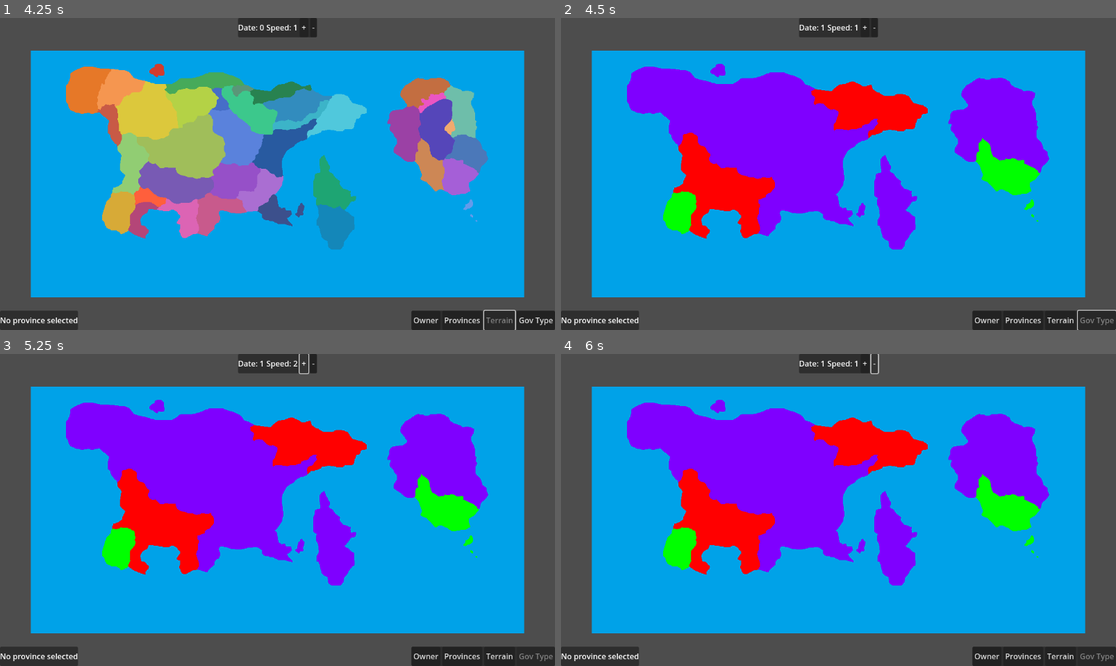
Above: before the commit, frames 1-4 (two rows, left to right).
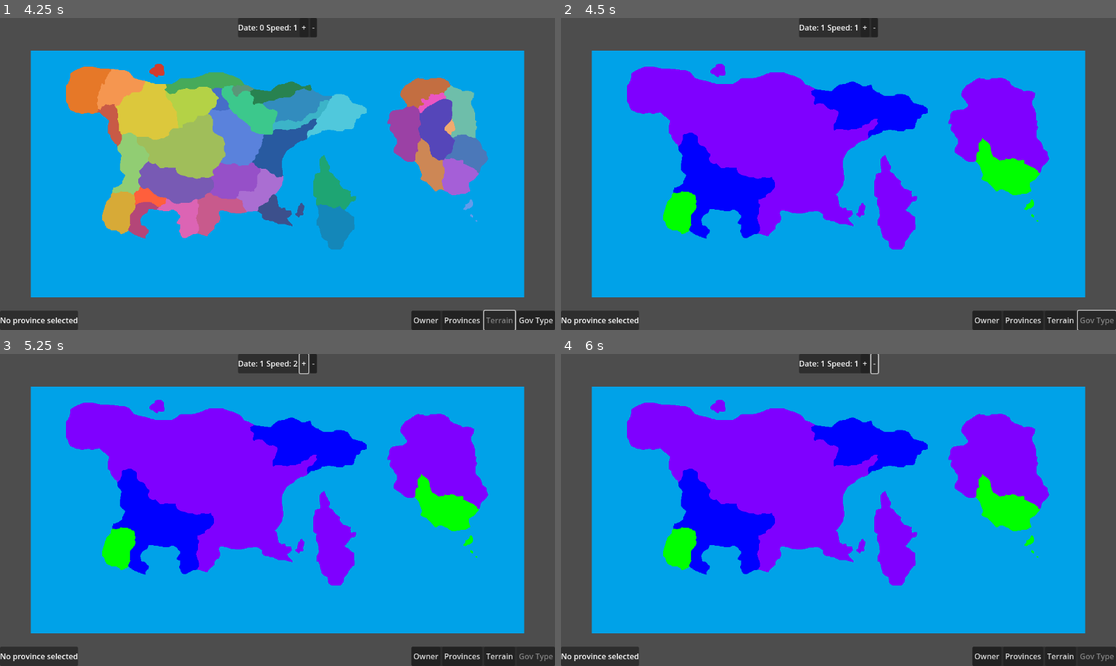
Above: after the commit, the same moments.

Repository: tsallustro/map-game
Game: Godot game, scene res://main.tscn
The game is run twice, just before and just after one commit, with the same random seed, the same clock (stepped at 60 frames per second) and the same inputs.
Inputs:
- Up to frame 1 (4.25 s): click "+" at 0.5 s; click "-" at 1.25 s; click "Provinces" at 2 s; click "Owner" at 2.75 s; click "Terrain" at 3.5 s
- Up to frame 2 (4.5 s): click "Gov Type" at 4.25 s
- Up to frame 3 (5.25 s): click "+" at 5 s
- Up to frame 4 (6 s): click "-" at 5.75 s

Frame 1 is identical in both runs. In frame 2, 5.0% of the frame differs, in the area x 20-67%, y 20-71%; in frame 3, 5.0%; in frame 4, 5.0%.

Commit message:
Color fix

Diff:
--- a/data/government_types.json
+++ b/data/government_types.json
@@ -18,9 +18,9 @@
 	{
 		"name": "TRIBAL",
 		"color": [
-			255.0,
 			0.0,
-			0.0
+			0.0,
+			255.0
 		]
 	},
 	{
--- a/scripts/MapRenderer.gd
+++ b/scripts/MapRenderer.gd
@@ -42,7 +42,7 @@
 		var p_terrain_color := GameState.get_province_terrain_color_by_id(p["id"])
 		terrain_arr.append(p_terrain_color)
 
-		var p_gt_color := GameState.get_gt_color_by_country_id(owner_id)
+		var p_gt_color : Color = GameState.get_gt_color_by_country_id(owner_id)
 		gt_arr.append(p_gt_color)
 
 	_mat.set_shader_parameter("prov_colors", prov_arr)
